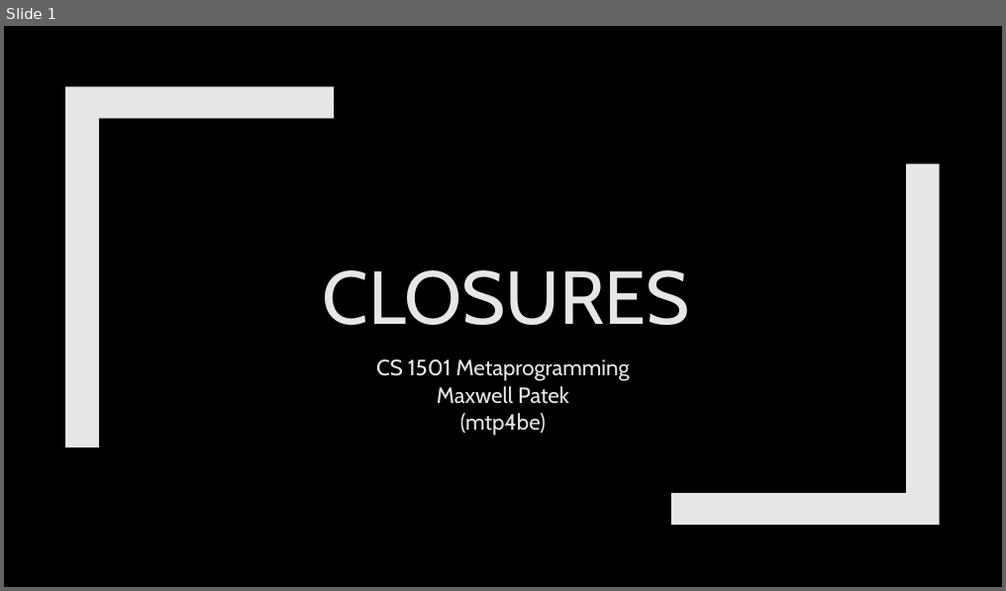
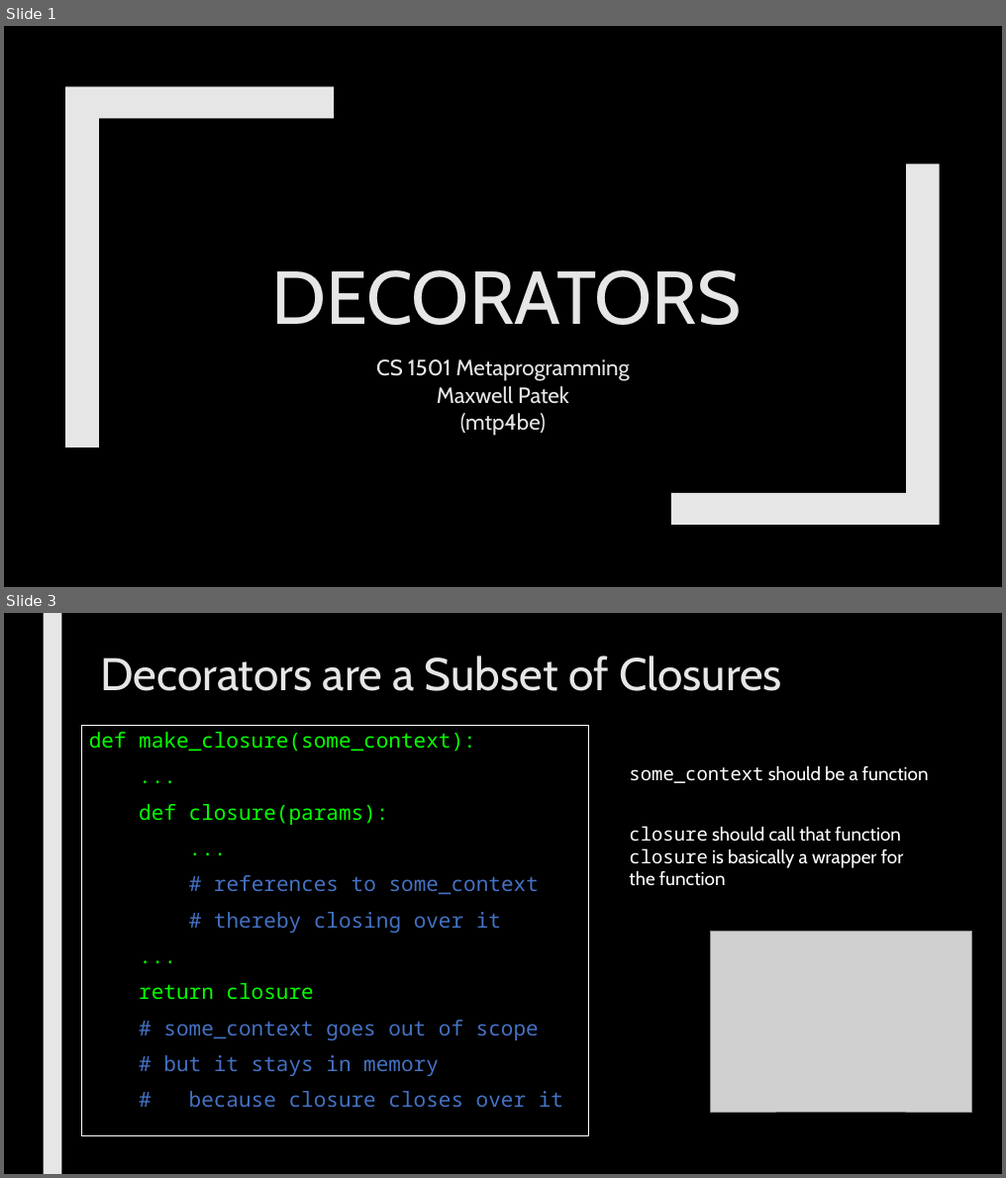
Before and after one commit to max7patek/metaprogramming, a slide deck: slides/04-Decorators.pptx. Shown one above the other, each under a label of ours: slide 1 before the commit, slides 1 and 3 after it; the slides between them are not shown. The pictures are 1006x591 and 1006x1178 pixels, drawn with LibreOffice and Linux fonts; fonts in the diff are those of the drawing; grey boxes stand for pictures. Boxes give left, top, right and bottom in pixels: in the first picture for what was removed or moved away, otherwise in the second. Text is boxed around its words. In the diff, an @@ line names an element or a change of style, - is before the commit and + after.

Commit message:
Finished draft of Decorators

```diff
--- a/slides/04-Decorators.pptx
+++ b/slides/04-Decorators.pptx
@@ slide 3 added at <box>4,613,1002,1174</box>, background #000000 @@
@@ rectangle added at <box>43,613,61,1174</box>, fill #E7E6E6 @@
@@ title added at <box>100,656,782,691</box>, 44 pt, text #E7E6E6 @@
+Decorators are a Subset of Closures
@@ rectangle added at <box>81,726,589,1137</box>, outline #FFFFFF 0.75 pt, 20 pt, text #4472C4 @@
+def make_closure(some_context):
+...
+def closure(params):
+...
+# references to some_context
+# thereby closing over it
+...
+return closure
+# some_context goes out of scope
+# but it stays in memory
+# because closure closes over it
@@ text added at <box>629,765,929,783</box>, 18 pt, text #FFFFFF @@
+some_context should be a function
@@ text added at <box>629,826,904,886</box>, 18 pt, text #FFFFFF @@
+closure should call that function
+closure is basically a wrapper for the function
@@ picture added at <box>710,931,972,1112</box> @@
@@ slide 1 changed as well @@
@@ title at <box>271,271,741,325</box>: text changed @@
-CLOSURES
+DECORATORS
```
Also in this commit, not shown: 1 other slide changed, 8 other slides added, 2 slides removed, 1 other file.
